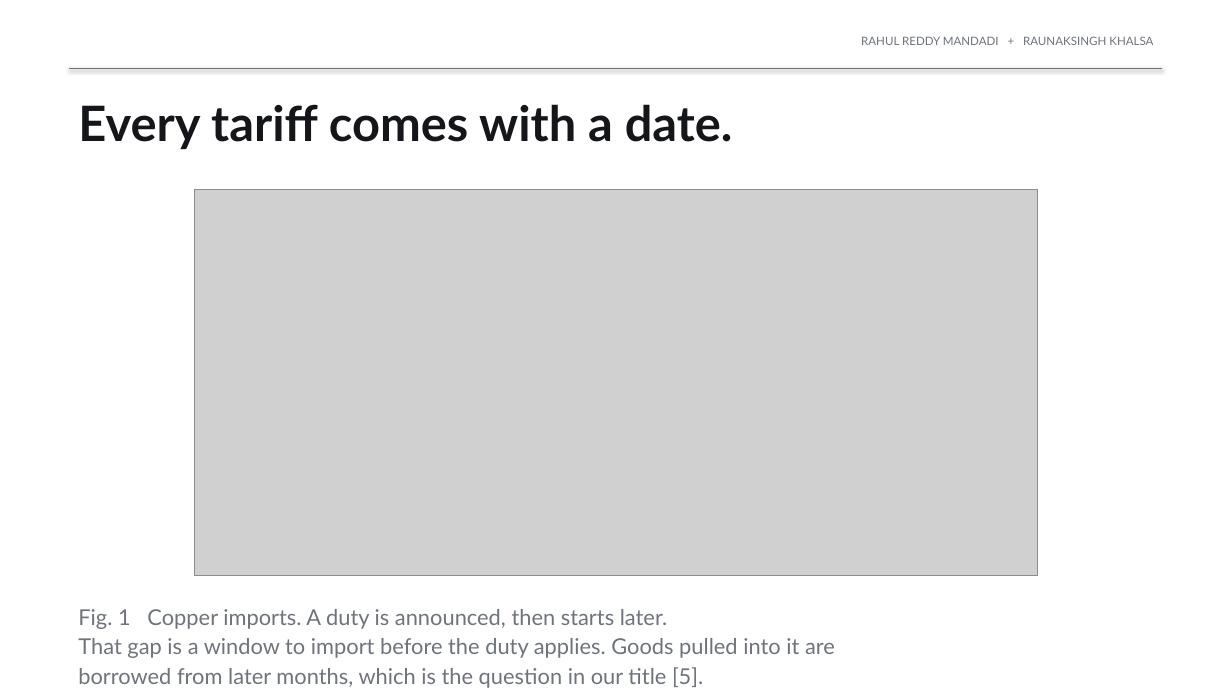
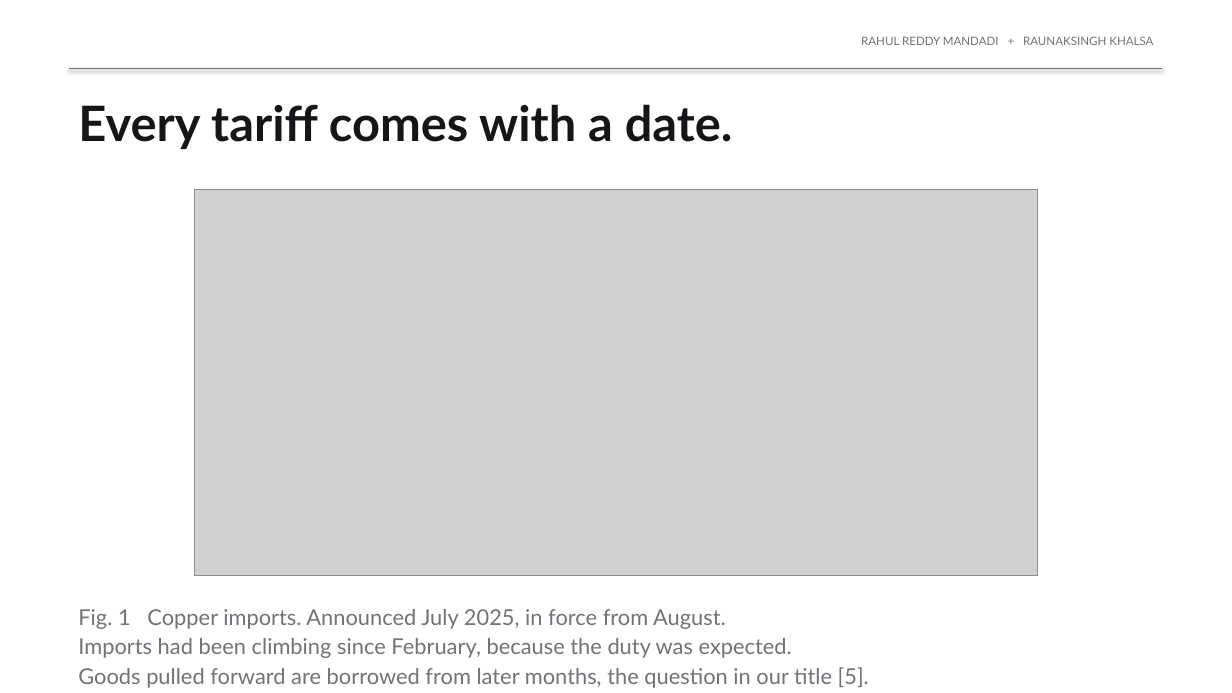
Before and after one commit to rahul-mandadi/tariff-rush, a slide deck: slide 2 of slides/Mandadi_Khalsa_Presentation1.pptx. Drawn at 1232x693 pixels with LibreOffice and Linux fonts; fonts in the diff are those of the drawing; grey boxes stand for pictures. Boxes give left, top, right and bottom in pixels: in the first picture for what was removed or moved away, otherwise in the second. Text is boxed around its words. In the diff, an @@ line names an element or a change of style, - is before the commit and + after.

```diff
--- a/slides/Mandadi_Khalsa_Presentation1.pptx
+++ b/slides/Mandadi_Khalsa_Presentation1.pptx
@@ text at (78,609,869,688): text changed @@
-Fig. 1 Copper imports. A duty is announced, then starts later.
-That gap is a window to import before the duty applies. Goods pulled into it are
-borrowed from later months, which is the question in our title [5].
+Fig. 1 Copper imports. Announced July 2025, in force from August.
+Imports had been climbing since February, because the duty was expected.
+Goods pulled forward are borrowed from later months, the question in our title [5].
```
Also in this commit, not shown: 1 other slide changed, 5 other files.
